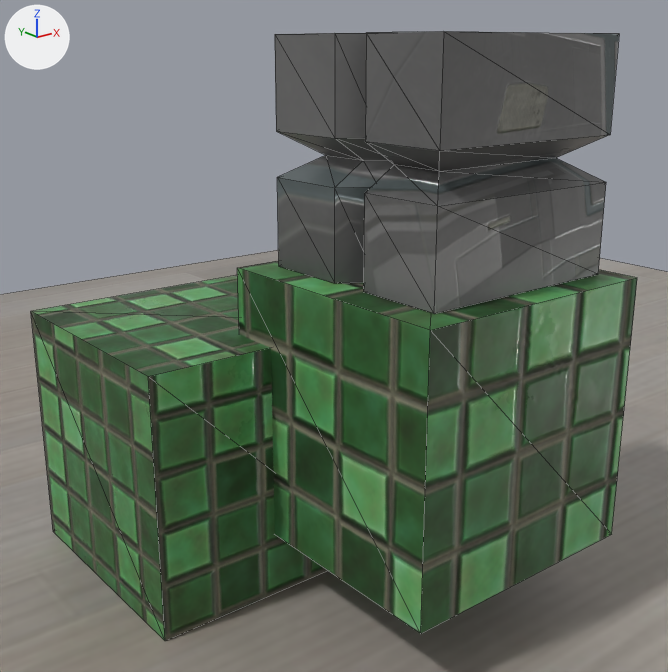
Renders of the glTF model resources/assets/gltf/cube.gltf from each side of a commit.
Camera for both pictures: a 50 mm lens placed at (-4.56, -4.58, 3.9), pointed at (-0.37, 0.66, 1.8). Every picture has the same lights, and +X, +Y and +Z are marked at upper left. The first picture is the older version. Mesh edges are drawn as thin lines. Where no turn or scale is listed for an object, it has been applied to the vertices.
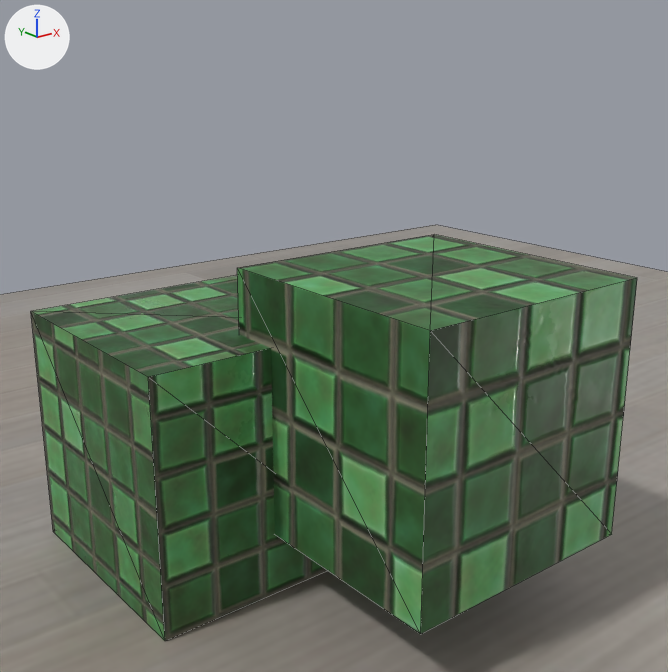
The newer file is also turned or shifted as a whole; pictures and numbers use the older file's frame.

Diff of the bpy script that builds the scene:
```diff
--- a/resources/assets/gltf/cube.gltf.py
+++ b/resources/assets/gltf/cube.gltf.py
@@ ob_cube_015 @@
-ob_cube_015 = bpy.data.objects.new('Cube.015', me_cube_016)
-ob_cube_015.location = (0.05, 0.022, 3.172)
```

Location of each change, (x1, y1, x2, y2) in pixels of the pictures (668 x 672 px):
'Cube.015', deleted: before (275, 31, 619, 314)
